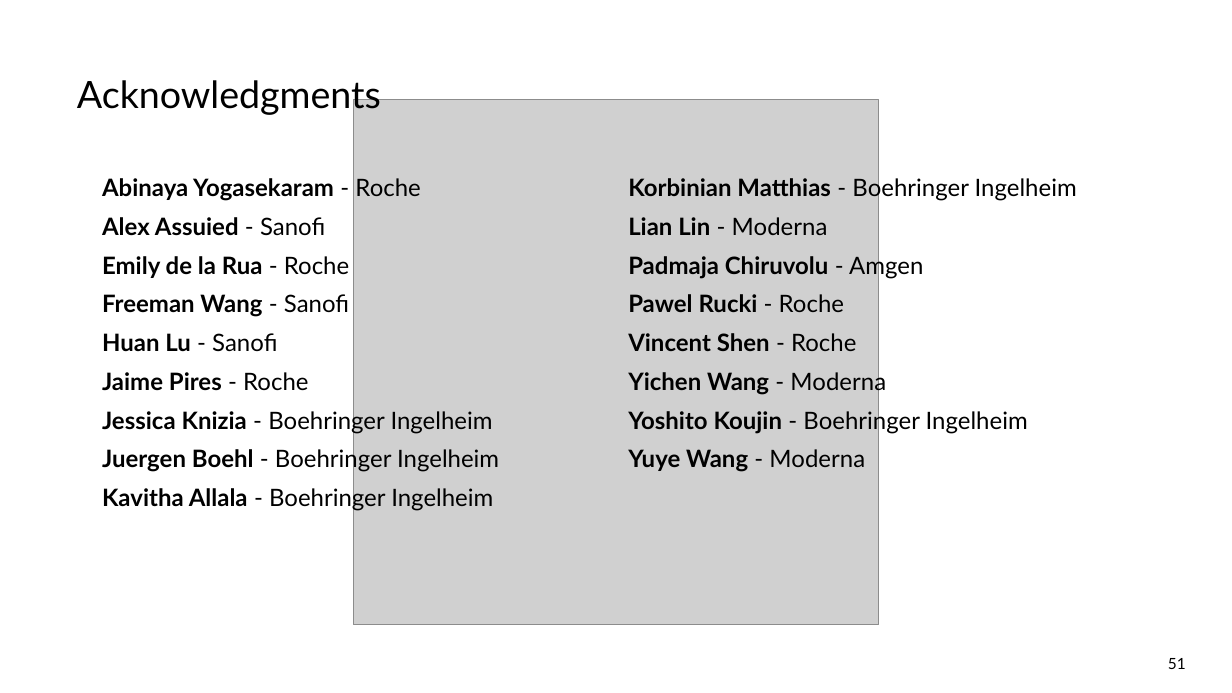
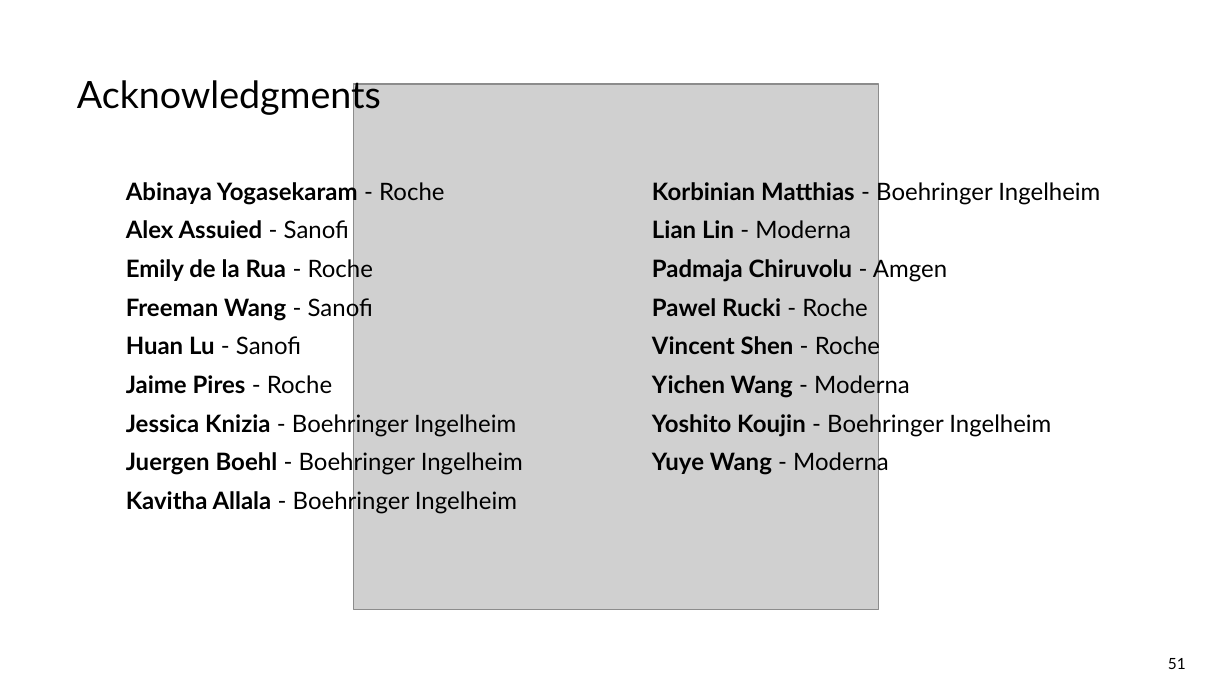
Before and after one commit to pharmaverse/cardinal, a slide deck: slide 51 of quarto/assets/resources/RinPharma_Workshop_2023.pptx. Drawn at 1232x693 pixels with LibreOffice and Linux fonts; fonts in the diff are those of the drawing; grey boxes stand for pictures. Boxes give left, top, right and bottom in pixels: in the first picture for what was removed or moved away, otherwise in the second. Text is boxed around its words. In the diff, an @@ line names an element or a change of style, - is before the commit and + after.

```diff
--- a/quarto/assets/resources/RinPharma_Workshop_2023.pptx
+++ b/quarto/assets/resources/RinPharma_Workshop_2023.pptx
@@ picture: place and size @@
-picture at [354, 100, 880, 626]
+picture at [354, 84, 880, 610]
@@ text "Abinaya Yogasekaram - Roche": place and size @@
-text "Abinaya Yogasekaram - Roche" at [102, 178, 499, 512]
+text "Abinaya Yogasekaram - Roche" at [126, 178, 523, 515]
@@ text "Korbinian Matthias - Boehringer Ingelheim": place and size @@
-text "Korbinian Matthias - Boehringer Ingelheim" at [628, 175, 1077, 472]
+text "Korbinian Matthias - Boehringer Ingelheim" at [652, 178, 1100, 476]
```
Also in this commit, not shown: 28 other slides changed.
